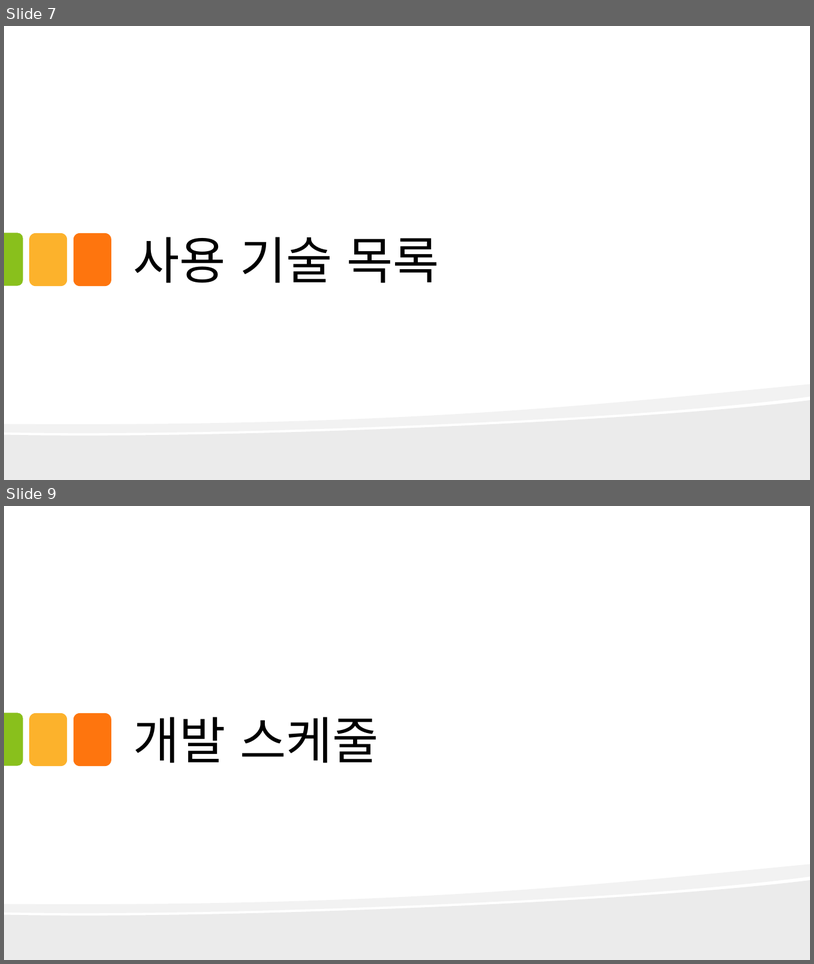
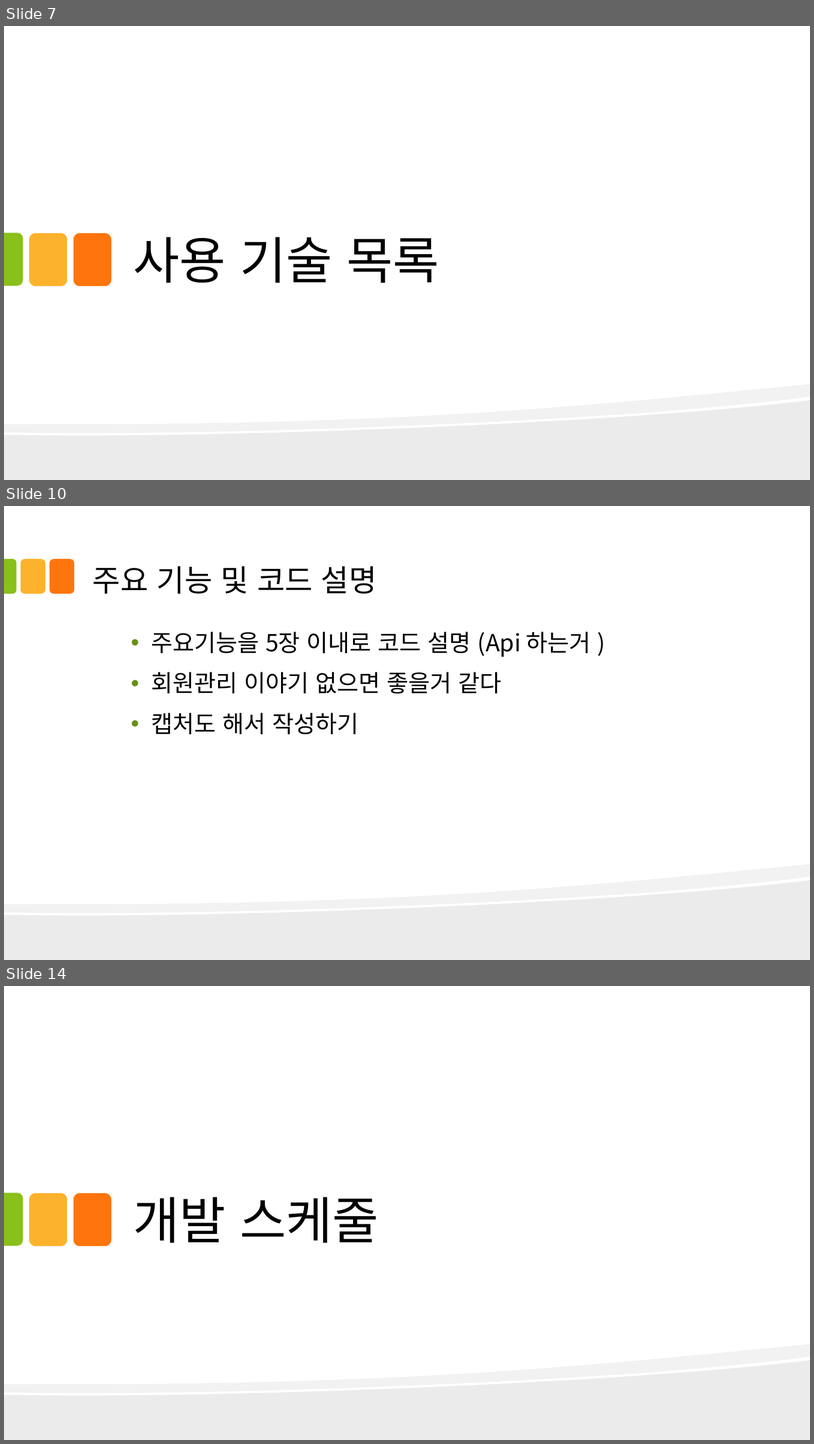
Before and after one commit to kjayvam/HTML, a slide deck: project/ppt/김영민_포트폴리오 요약 보고서.pptx. Shown one above the other, each under a label of ours: slides 7 and 9 before the commit, slides 7, 10 and 14 after it; the slides between them are not shown. The pictures are 814x964 and 814x1444 pixels, drawn with LibreOffice and Linux fonts; fonts in the diff are those of the drawing. Boxes give left, top, right and bottom in pixels: in the first picture for what was removed or moved away, otherwise in the second. Text is boxed around its words. In the diff, an @@ line names an element or a change of style, - is before the commit and + after.

```diff
--- a/project/ppt/김영민_포트폴리오 요약 보고서.pptx
+++ b/project/ppt/김영민_포트폴리오 요약 보고서.pptx
@@ slide 10 added at [4,506,810,960], background #FFFFFF; not listed: 2 template elements that a slide beside it also shows @@
@@ round same rect added at [4,559,17,594], fill #89C01C @@
@@ rounded rectangle added at [20,559,45,594], fill #FCB22C @@
@@ rounded rectangle added at [50,559,74,594], fill #FE750E @@
@@ title added at [93,566,377,594], 36 pt, text #000000 @@
+주요 기능 및 코드 설명
@@ text added at [151,631,591,734], 28 pt, text #000000 @@
+• 주요기능을 5장 이내로 코드 설명 (Api 하는거 )
+• 회원관리 이야기 없으면 좋을거 같다
+• 캡처도 해서 작성하기
@@ what was slide 9 is now slide 14 @@
```
Also in this commit, not shown: 8 slides changed, 8 other slides added, 3 other files.
